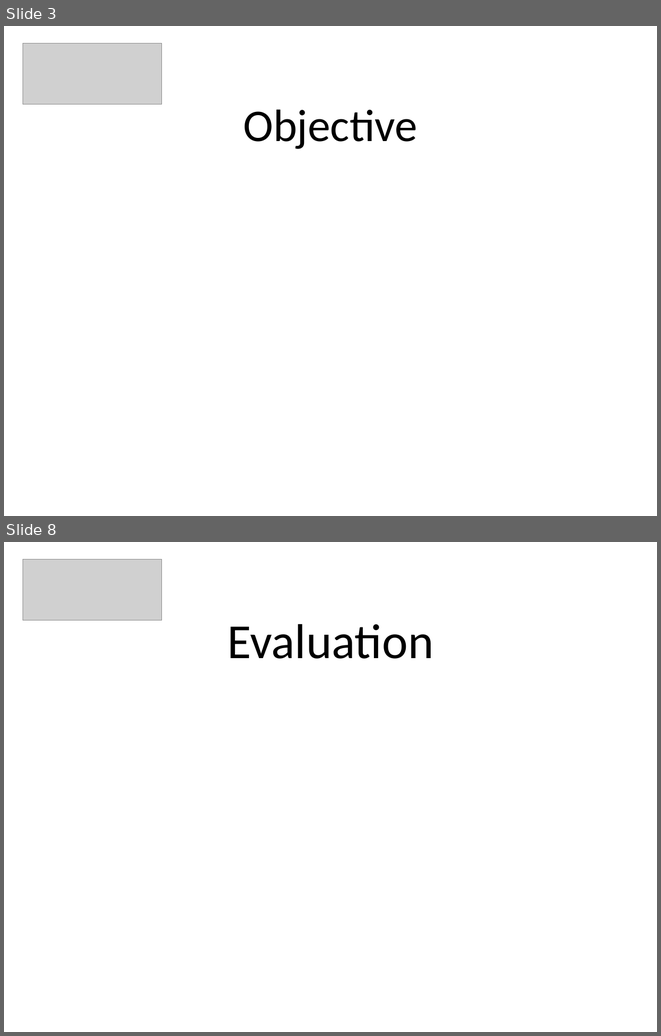
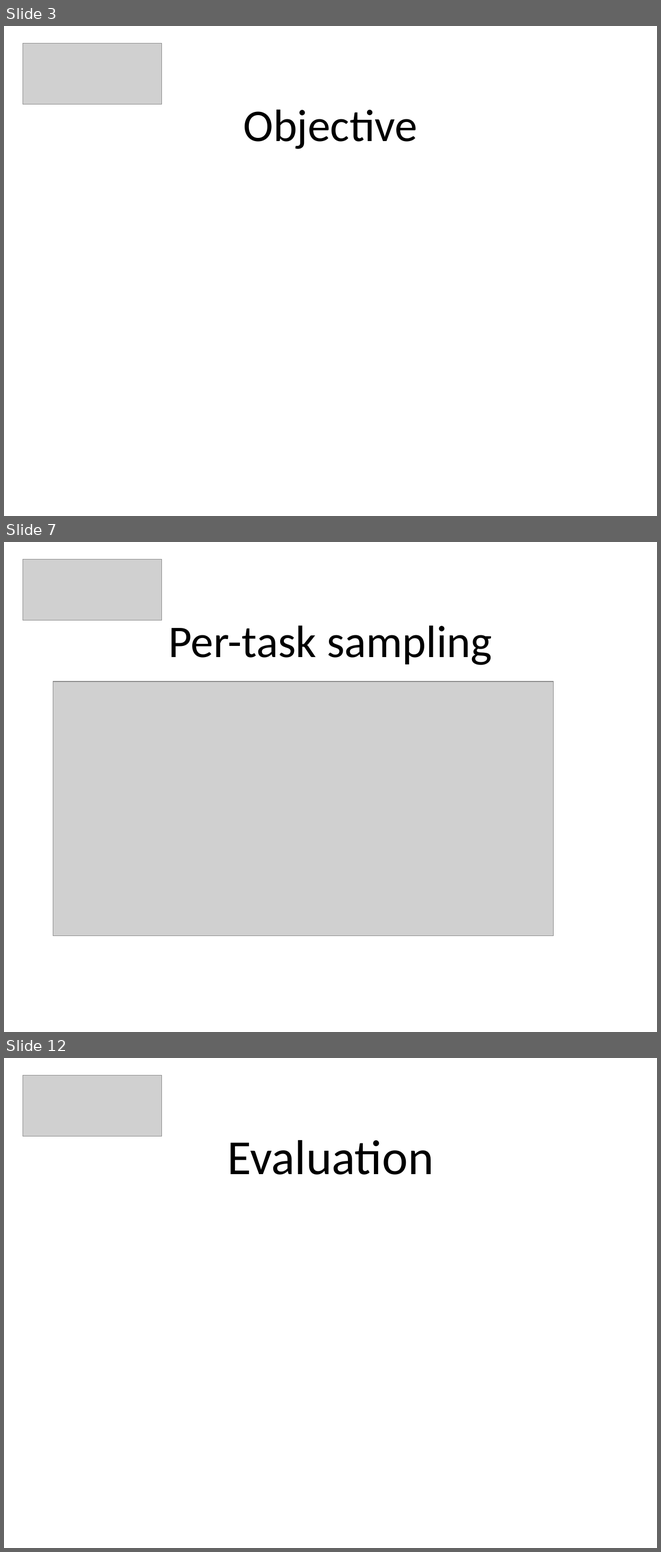
Before and after one commit to PeBraz/MapNoReduce, a slide deck: paper-presentation/padi-presentation.pptx. Shown one above the other, each under a label of ours: slides 3 and 8 before the commit, slides 3, 7 and 12 after it; the slides between them are not shown. The pictures are 661x1036 and 661x1552 pixels, drawn with LibreOffice and Linux fonts; fonts in the diff are those of the drawing; grey boxes stand for pictures. Boxes give left, top, right and bottom in pixels: in the first picture for what was removed or moved away, otherwise in the second. Text is boxed around its words. In the diff, an @@ line names an element or a change of style, - is before the commit and + after.

```diff
--- a/paper-presentation/padi-presentation.pptx
+++ b/paper-presentation/padi-presentation.pptx
@@ slide 7 added at <box>4,542,657,1032</box>, background #FFFFFF @@
@@ picture added at <box>23,559,162,620</box> @@
@@ title added at <box>168,625,492,665</box>, 50 pt, text #000000 @@
+Per-task sampling
@@ picture added at <box>53,681,553,935</box> @@
@@ what was slide 8 is now slide 12 @@
```
Also in this commit, not shown: 1 slide changed, 6 other slides added, 3 slides removed.
